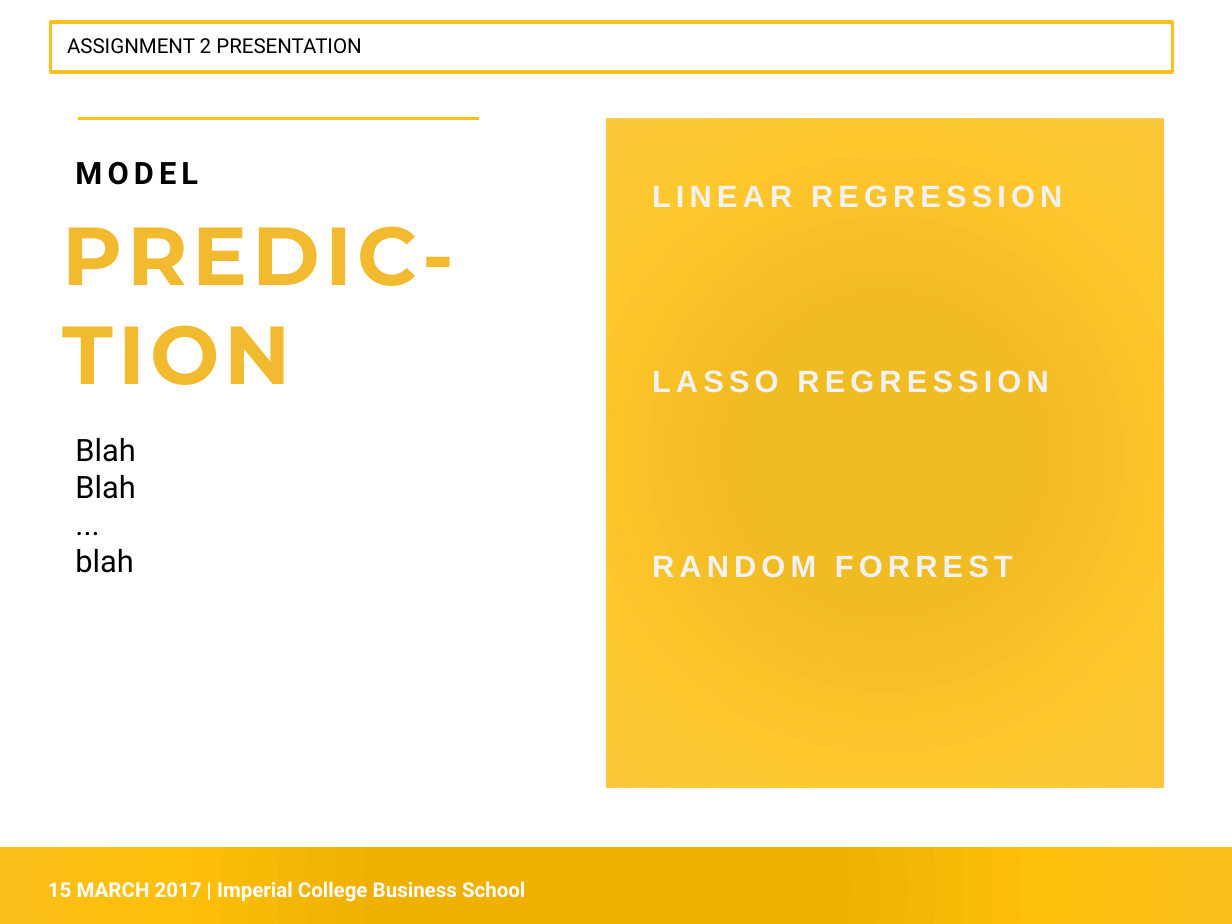
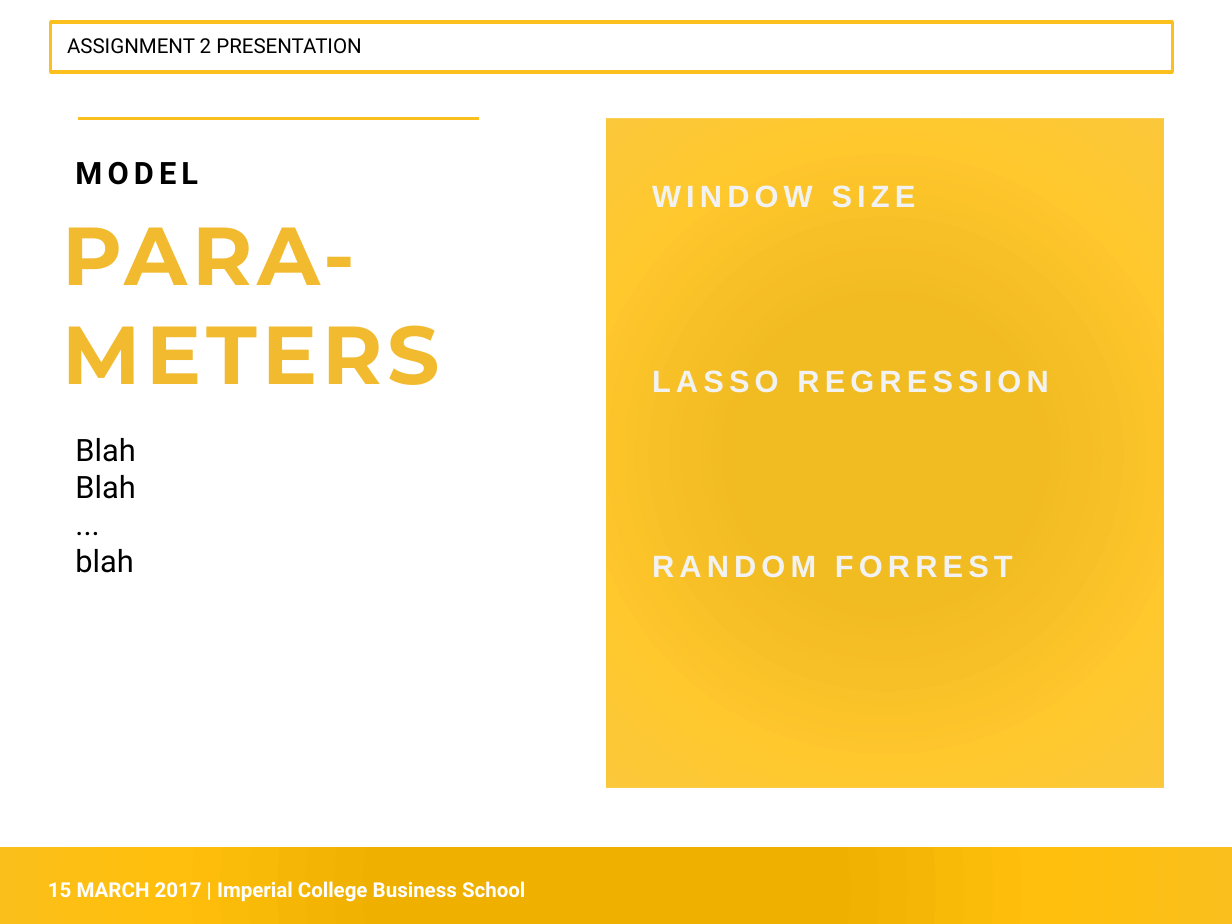
Before and after one commit to siowmeng/bigdatafinance, a slide deck: slide 3 of Presentation.pptx. Drawn at 1232x924 pixels with LibreOffice and Linux fonts; fonts in the diff are those of the drawing. Boxes give left, top, right and bottom in pixels: in the first picture for what was removed or moved away, otherwise in the second. Text is boxed around its words. In the diff, an @@ line names an element or a change of style, - is before the commit and + after.

```diff
--- a/Presentation.pptx
+++ b/Presentation.pptx
@@ text at [652, 185, 916, 208]: text changed @@
-LINEAR REGRESSION
+WINDOW SIZE
@@ text at [63, 227, 440, 385]: text changed @@
-PREDIC-
-TION
+PARA-
+METERS
```
Also in this commit, not shown: 7 other slides changed, 3 slides added, 2 slides removed.
